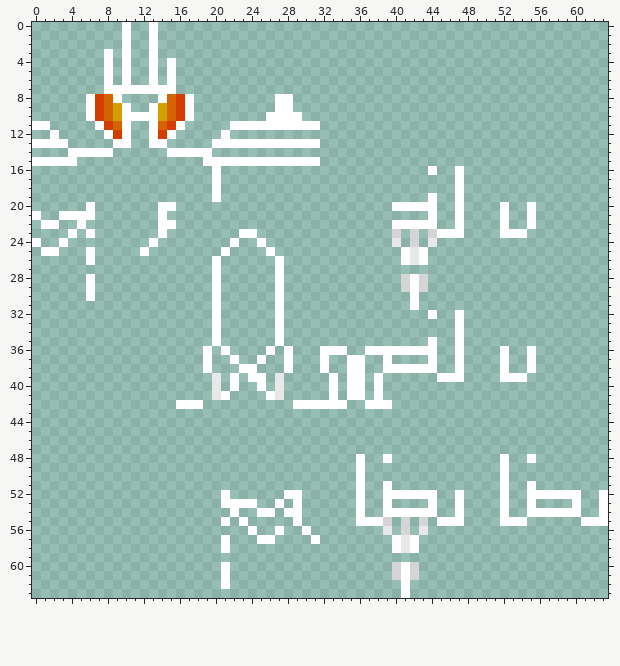
Pixel-art sprite, stored at src/main/resources/assets/kamenridercraft/textures/armor/delta_glowmask.png. Above, as it was before the edit.
The file is 64x64 pixels.
The same view after the edit:
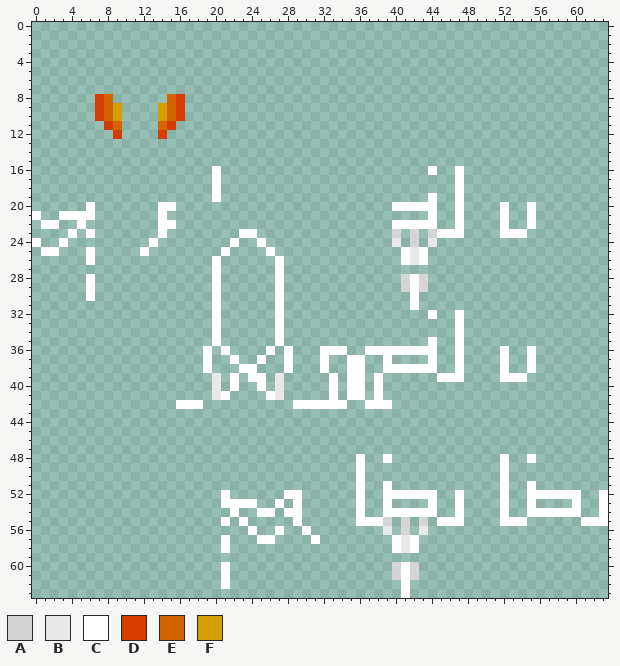
Palette (. is transparent): A #d5d5d5  B #e8e8e8  C #ffffff  D #d43c00  E #d46400  F #d4a000
Difference:
y 0..2: x 10 C -> .; x 13 C -> .
y 3: x 8 C -> .; x 10 C -> .; x 13 C -> .
y 4..6: x 8 C -> .; x 10 C -> .; x 13 C -> .; x 15 C -> .
y 7: x 8..15 CCCCCCCC -> ........
y 8: x 6 C -> .; x 9 C -> .; x 14 C -> .; x 17 C -> .; x 27..28 CC -> ..
y 9: x 6 C -> .; x 10 C -> .; x 13 C -> .; x 17 C -> .; x 27..28 CC -> ..
y 10: x 6 C -> .; x 10..13 CCCC -> ....; x 17 C -> .; x 26..29 CCCC -> ....
y 11: x 0..1 CC -> ..; x 7 C -> .; x 10 C -> .; x 13 C -> .; x 16 C -> .; x 22..31 CCCCCCCCCC -> ..........
y 12: x 2 C -> .; x 8 C -> .; x 10 C -> .; x 13 C -> .; x 15 C -> .; x 21 C -> .
y 13: x 0..3 CCCC -> ....; x 9..10 CC -> ..; x 13..14 CC -> ..; x 20..31 CCCCCCCCCCCC -> ............
y 14: x 4..8 CCCCC -> .....; x 15..19 CCCCC -> .....
y 15: x 0..4 CCCCC -> .....; x 19..31 CCCCCCCCCCCCC -> .............
Boxes around the changes in both pictures, in picture pixels (x1, y1, x2, y2):
erased: (32, 22, 320, 166)
